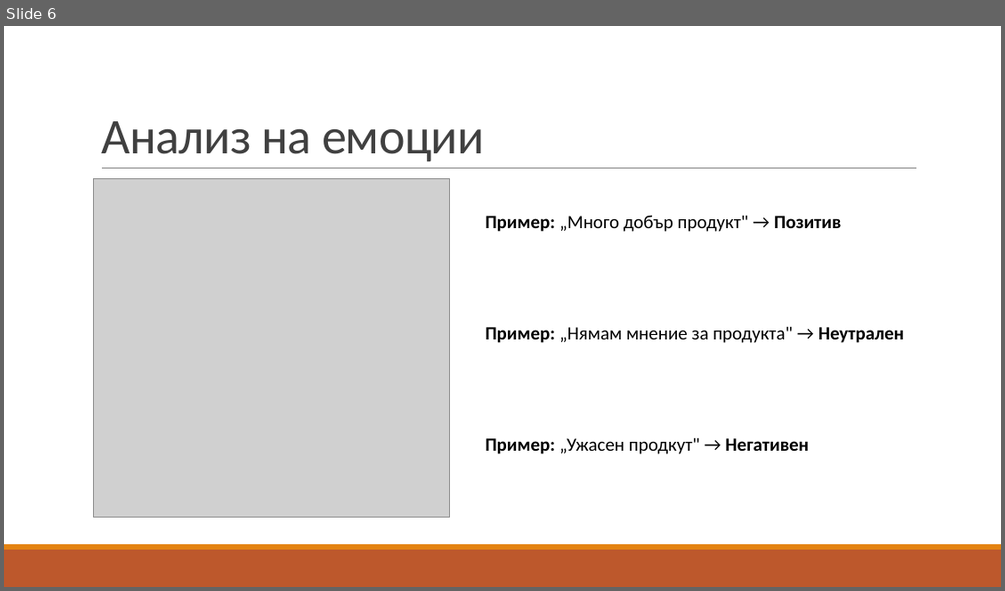
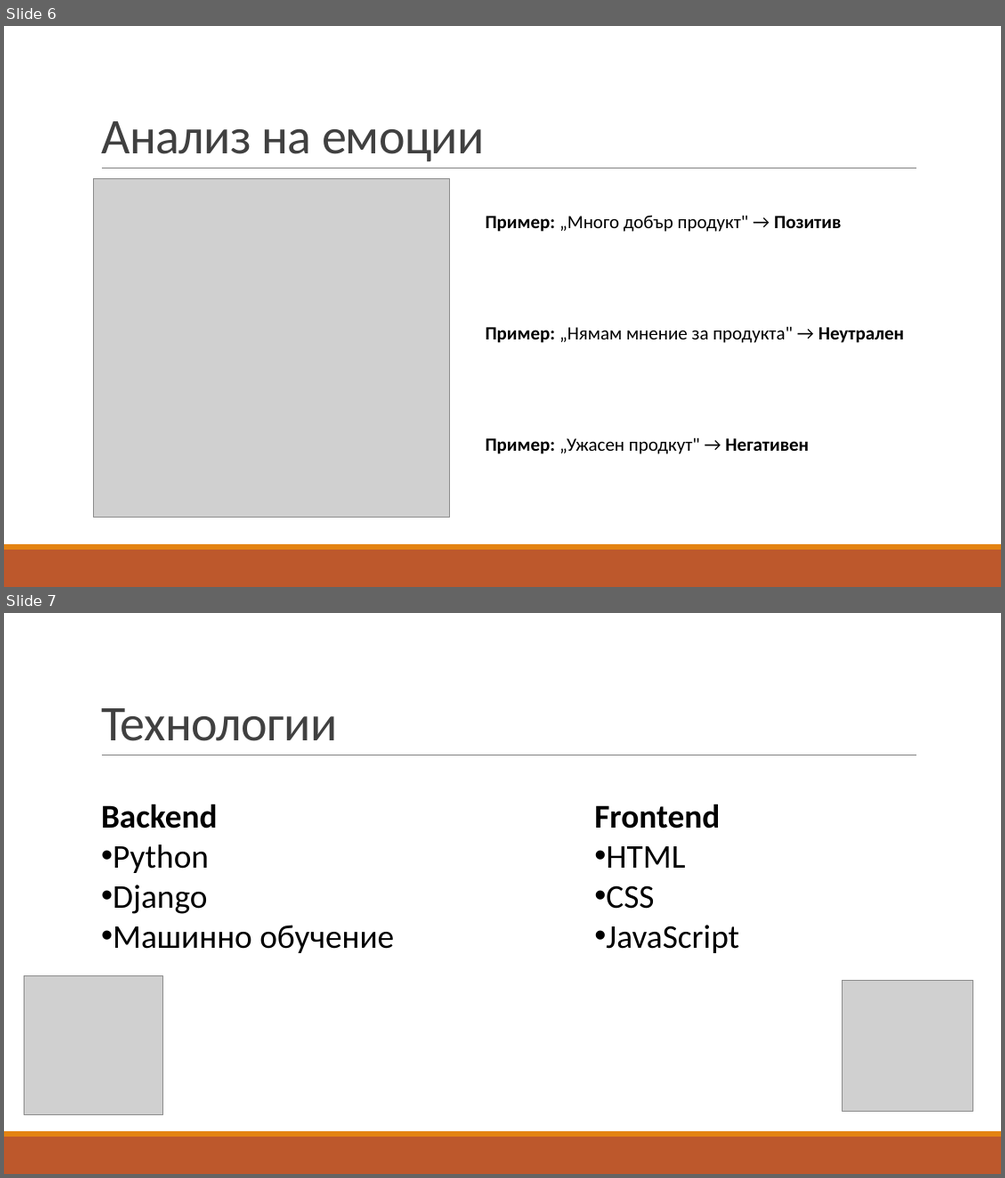
Before and after one commit to pgee-dzi2024/ThemePP_2605, a slide deck: DR/защита.pptx. Shown one above the other, each under a label of ours: slide 6 before the commit, slides 6 and 7 after it. The pictures are 1005x591 and 1005x1178 pixels, drawn with LibreOffice and Linux fonts; fonts in the diff are those of the drawing; grey boxes stand for pictures. Boxes give left, top, right and bottom in pixels: in the first picture for what was removed or moved away, otherwise in the second. Text is boxed around its words. In the diff, an @@ line names an element or a change of style, - is before the commit and + after.

```diff
--- a/DR/защита.pptx
+++ b/DR/защита.pptx
@@ slide 7 added at bbox=[4, 613, 1001, 1174], background #FFFFFF; not listed: 3 template elements that a slide beside it also shows @@
@@ title added at bbox=[101, 708, 337, 741], 48 pt, text #404040 @@
+Технологии
@@ text added at bbox=[101, 803, 394, 953], 32 pt, text #000000 @@
+Backend
+• Python
+• Django
+• Машинно обучение
@@ text added at bbox=[594, 803, 739, 953], 32 pt, text #000000 @@
+Frontend
+• HTML
+• CSS
+• JavaScript
@@ picture added at bbox=[24, 976, 163, 1115] @@
@@ picture added at bbox=[842, 981, 973, 1111] @@
```
Also in this commit, not shown: 2 slides changed, 3 other slides added.
